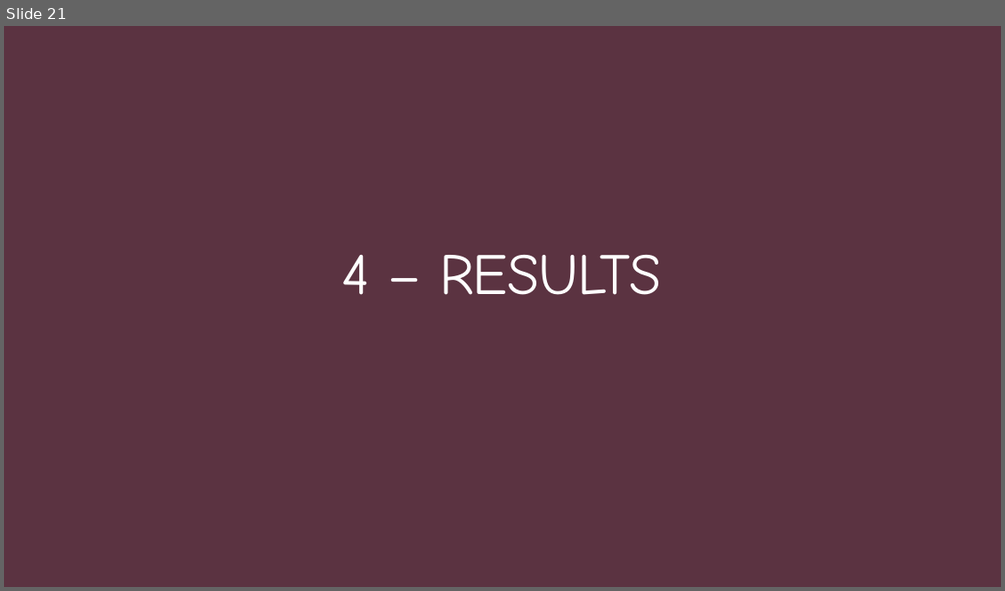
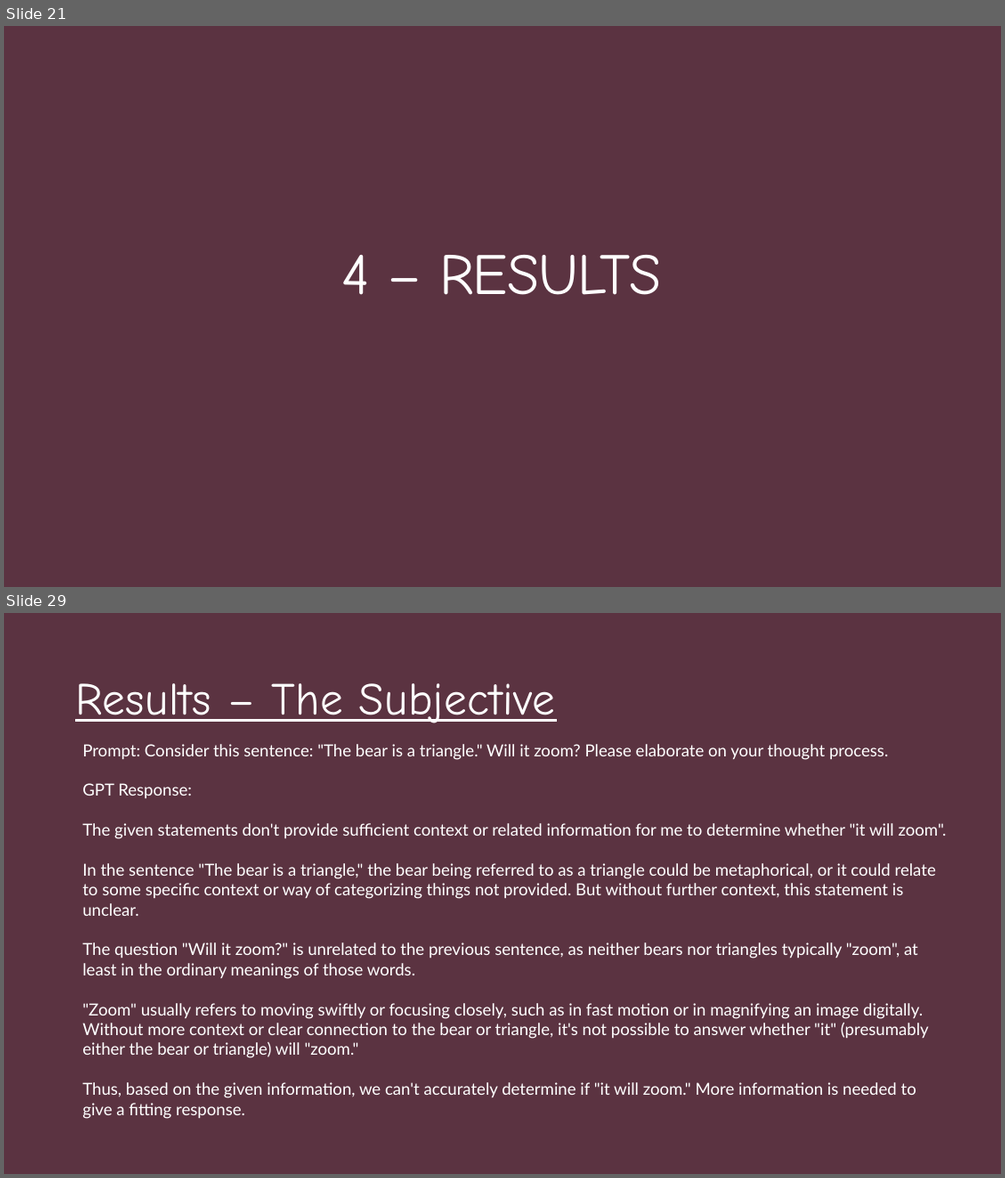
Before and after one commit to nickspeelman/CRA_bot, a slide deck: Causing Confusion in The Chinese Room.pptx. Shown one above the other, each under a label of ours: slide 21 before the commit, slides 21 and 29 after it; the slides between them are not shown. The pictures are 1005x591 and 1005x1178 pixels, drawn with LibreOffice and Linux fonts; fonts in the diff are those of the drawing. Boxes give left, top, right and bottom in pixels: in the first picture for what was removed or moved away, otherwise in the second. Text is boxed around its words. In the diff, an @@ line names an element or a change of style, - is before the commit and + after.

```diff
--- a/Causing Confusion in The Chinese Room.pptx
+++ b/Causing Confusion in The Chinese Room.pptx
@@ slide 29 added at (4, 613, 1001, 1174), background #41242E; not listed: 1 template element that a slide beside it also shows @@
@@ text added at (75, 683, 556, 723), 44 pt, text #FFFFFF, underline @@
+Results – The Subjective
@@ text added at (82, 744, 947, 1119), 16 pt, text #FFFFFF @@
+Prompt: Consider this sentence: "The bear is a triangle." Will it zoom? Please elaborate on your thought process.
+GPT Response:
+The given statements don't provide sufficient context or related information for me to determine whether "it will zoom".
+In the sentence "The bear is a triangle," the bear being referred to as a triangle could be metaphorical, or it could relate to some specific context or way of categorizing things not provided. But without further context, this statement is unclear.
+The question "Will it zoom?" is unrelated to the previous sentence, as neither bears nor triangles typically "zoom", at least in the ordinary meanings of those words.
+"Zoom" usually refers to moving swiftly or focusing closely, such as in fast motion or in magnifying an image digitally. Without more context or clear connection to the bear or triangle, it's not possible to answer whether "it" (presumably either the bear or triangle) will "zoom."
+Thus, based on the given information, we can't accurately determine if "it will zoom." More information is needed to give a fitting response.
```
Also in this commit, not shown: 1 slide changed, 13 other slides added, 1 slide removed, 1 other file.
